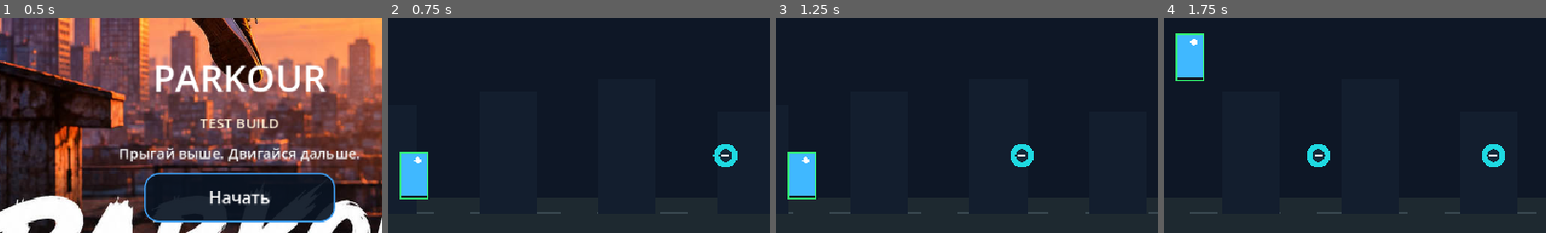
Above: before the commit, frames 1-4 (left to right).
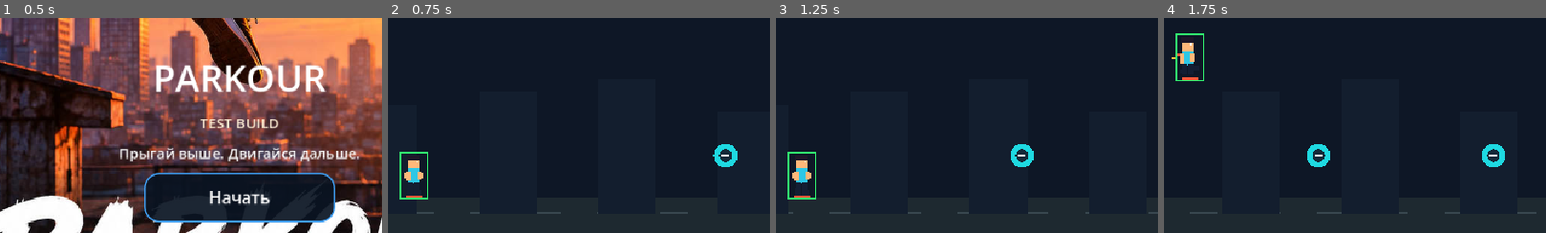
Above: after the commit, the same moments.

Repository: starden-opsv/Parkour
Game: Godot game, scene res://main.tscn
Two runs of this game, one before a commit and one after it. Both use one fixed random seed, a clock stepped at 60 frames per second and the inputs below.
Inputs (mouse positions are % of the whole screen's width and height, from its top left):
- Up to frame 1 (0.5 s): no input
- Up to frame 2 (0.75 s): click "Начать" at 0.5 s
- Up to frame 3 (1.25 s): no input
- Up to frame 4 (1.75 s): tap Enter at 1.25 s; move the mouse to (72, 45) at 1.27 s; hold Up from 1.28 s (still down); tap R at 1.35 s; click (72, 45) at 1.42 s; tap Space at 1.52 s
The pictures show only the part of the screen within x 19-69%, y 36-86%; the shares and areas given below are measured in that part.

Frame 1 is identical in both runs. In frame 2, 1.4% of the frame differs, in the area x 3-11%, y 63-84%; in frame 3, 1.4%; in frame 4, 1.4%, in the area x 2-11%, y 8-29%.

Commit message:
Animate player poses for running, jumping, double jump and slide

Diff:
--- a/level_1.gd
+++ b/level_1.gd
@@ -28,6 +28,7 @@
 var jump_requested := false
 var jump_count := 0
 var slide_requested := false
+var character_anim_time := 0.0
 
 func _ready() -> void:
 	for _i in PICKUP_POSITIONS.size():
@@ -53,6 +54,7 @@
 	return Rect2(screen_x - PICKUP_RADIUS, ground - 54.0 - PICKUP_RADIUS, PICKUP_RADIUS * 2.0, PICKUP_RADIUS * 2.0)
 
 func _process(delta: float) -> void:
+	character_anim_time += delta
 	if ended:
 		if painting:
 			paint_timer += delta
@@ -228,9 +230,7 @@
 					draw_rect(hitbox, Color(1.0, 0.2, 0.2, 0.9), false, 1.0)
 
 	var player_rect := _player_rect()
-	draw_rect(player_rect, Color(0.25, 0.72, 1.0))
-	draw_circle(Vector2(player_rect.position.x + 22, player_rect.position.y + 10), 4, Color.WHITE)
-	draw_rect(Rect2(player_rect.position.x - 3, player_rect.end.y - 4, 40, 5), Color(0.07, 0.1, 0.14))
+	_draw_player_character(player_rect)
 	if DEBUG_HITBOXES:
 		draw_rect(player_rect, Color(0.2, 1.0, 0.45, 0.95), false, 2.0)
 	draw_rect(Rect2(18, 18, w - 36, 8), Color(0.16, 0.22, 0.28))
@@ -243,6 +243,63 @@
 	draw_string(ThemeDB.fallback_font, Vector2(w * 0.5 - 112, h - 26), "ПРЫЖОК СЛЕВА • ПОДКАТ СПРАВА", HORIZONTAL_ALIGNMENT_LEFT, -1, 15, Color(0.85, 0.9, 0.96))
 	if ended:
 		_draw_result()
+
+func _draw_player_character(hitbox: Rect2) -> void:
+	# Temporary hand-drawn pixel-style character while the supplied archive is prepared
+	# as individual, verified sprite frames. Animation pose follows the actual movement state.
+	var crouching := slide_timer > 0.0
+	var airborne := not on_ground
+	var run_phase := int(character_anim_time * 12.0) % 4
+	var cx := hitbox.position.x + hitbox.size.x * 0.5
+	var bottom := hitbox.end.y
+	var skin := Color(1.0, 0.72, 0.48)
+	var hair := Color(0.12, 0.09, 0.16)
+	var shirt := Color(0.18, 0.78, 0.9)
+	var dark := Color(0.08, 0.12, 0.2)
+	var accent := Color(1.0, 0.35, 0.22)
+	if crouching:
+		# Low, forward-leaning slide pose; hitbox remains the authoritative collision shape.
+		draw_rect(Rect2(cx - 15, bottom - 20, 25, 12), shirt)
+		draw_rect(Rect2(cx + 4, bottom - 24, 12, 9), skin)
+		draw_rect(Rect2(cx + 7, bottom - 28, 10, 5), hair)
+		draw_rect(Rect2(cx - 18, bottom - 9, 18, 5), dark)
+		draw_rect(Rect2(cx + 2, bottom - 9, 17, 5), dark)
+		draw_rect(Rect2(cx - 9, bottom - 25, 8, 5), accent)
+	else:
+		var lean := 0.0
+		if airborne:
+			lean = -3.0 if jump_count >= 2 else 2.0
+		var head_y := hitbox.position.y + (8.0 if airborne else 7.0)
+		# Head, hair and a bright streetwear hoodie.
+		draw_rect(Rect2(cx - 7 + lean, head_y, 14, 13), skin)
+		draw_rect(Rect2(cx - 8 + lean, head_y - 3, 16, 6), hair)
+		draw_rect(Rect2(cx + 3 + lean, head_y + 4, 2, 2), Color.WHITE)
+		draw_rect(Rect2(cx - 7 + lean, head_y + 13, 14, 19), shirt)
+		draw_rect(Rect2(cx - 9 + lean, head_y + 17, 5, 12), skin)
+		draw_rect(Rect2(cx + 4 + lean, head_y + 17, 5, 10), skin)
+		draw_rect(Rect2(cx - 7 + lean, head_y + 30, 6, 13), dark)
+		draw_rect(Rect2(cx + 1 + lean, head_y + 30, 6, 13), dark)
+		if airborne:
+			# Tucked knees on first jump; wider pose and a short trail on double jump.
+			draw_rect(Rect2(cx - 12, bottom - 14, 8, 5), dark)
+			draw_rect(Rect2(cx + 4, bottom - 17, 8, 5), dark)
+			if jump_count >= 2:
+				draw_rect(Rect2(cx - 18, head_y + 16, 5, 4), accent)
+				draw_rect(Rect2(cx - 23, head_y + 21, 4, 3), Color(1.0, 0.75, 0.25))
+		else:
+			# Four-frame leg/arm cycle gives the running pose visible motion.
+			if run_phase == 0 or run_phase == 2:
+				draw_rect(Rect2(cx - 8, bottom - 14, 7, 12), dark)
+				draw_rect(Rect2(cx + 1, bottom - 11, 8, 9), dark)
+			else:
+				draw_rect(Rect2(cx - 8, bottom - 10, 8, 8), dark)
+				draw_rect(Rect2(cx + 1, bottom - 15, 7, 13), dark)
+			draw_rect(Rect2(cx - 12, head_y + 18, 5, 8), skin)
+			draw_rect(Rect2(cx + 7, head_y + 16 + (2 if run_phase % 2 == 0 else 0), 5, 8), skin)
+	# Bright shoe pixels anchor the pose visually to the same feet used by collision.
+	draw_rect(Rect2(cx - 10, bottom - 4, 10, 4), accent)
+	draw_rect(Rect2(cx + 1, bottom - 4, 10, 4), accent)
+
 
 func _draw_result() -> void:
 	var w := size.x
